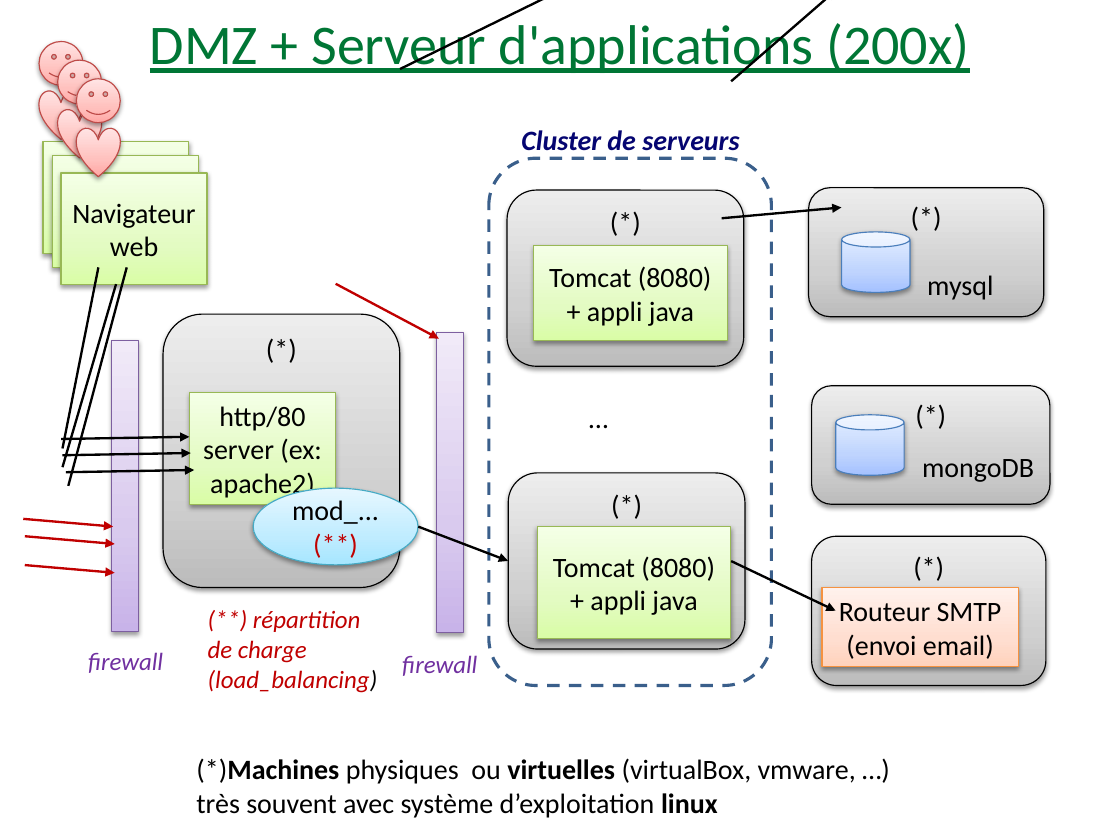
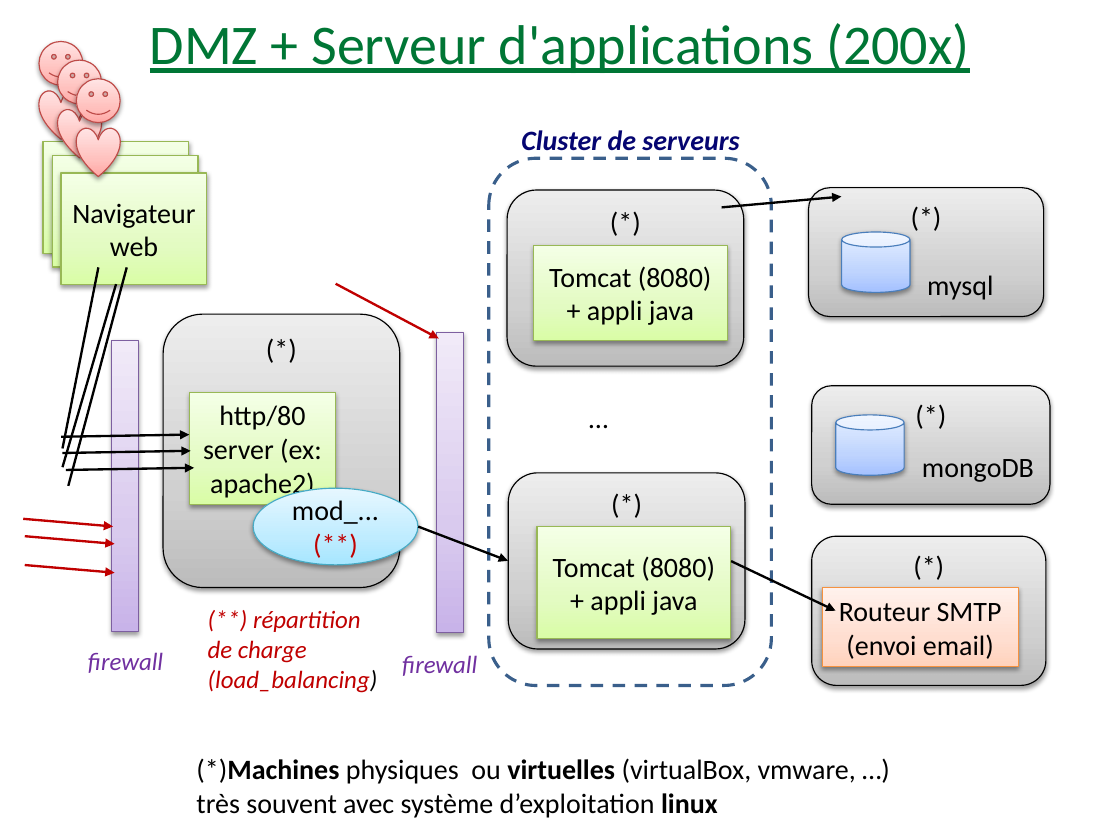
Before and after one commit to didier-tp/afc2021, a slide deck: slide 2 of docs/infrastructures_cloud_et_microservices.pptx. Drawn at 1120x840 pixels with LibreOffice and Linux fonts; fonts in the diff are those of the drawing. Boxes give left, top, right and bottom in pixels: in the first picture for what was removed or moved away, otherwise in the second. Text is boxed around its words. In the diff, an @@ line names an element or a change of style, - is before the commit and + after.

```diff
--- a/docs/infrastructures_cloud_et_microservices.pptx
+++ b/docs/infrastructures_cloud_et_microservices.pptx
@@ freeform shape removed at <box>400,0,577,69</box> @@
@@ freeform shape removed at <box>731,0,836,82</box> @@
@@ freeform shape: place and size @@
-freeform shape at <box>721,207,841,218</box>
+freeform shape at <box>721,197,841,208</box>
@@ outline redrawn in 3 elements at <box>62,435,189,437</box>, <box>63,451,190,454</box>, <box>66,468,194,470</box> @@
```
Also in this commit, not shown: 3 other slides changed, 3 other files.
